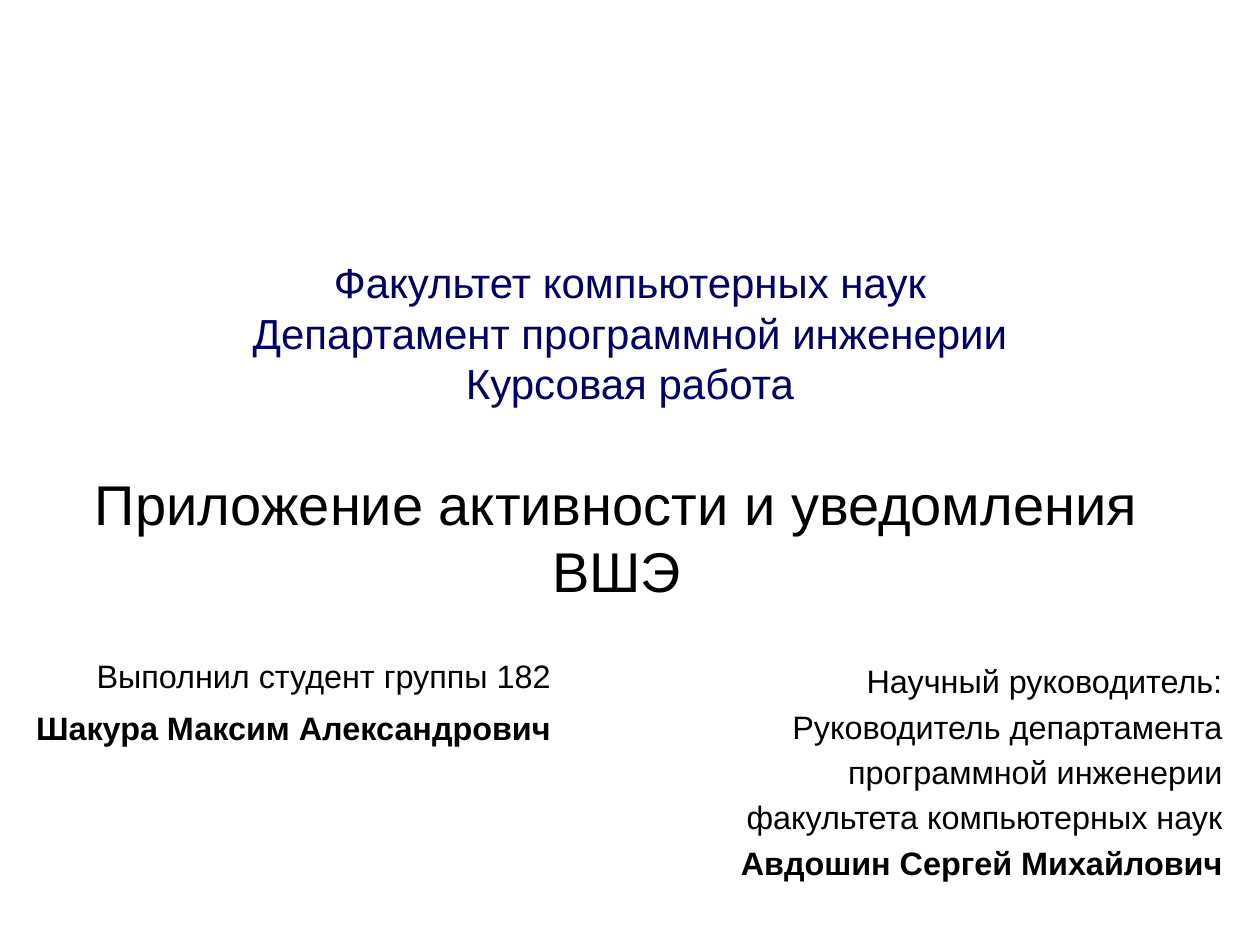
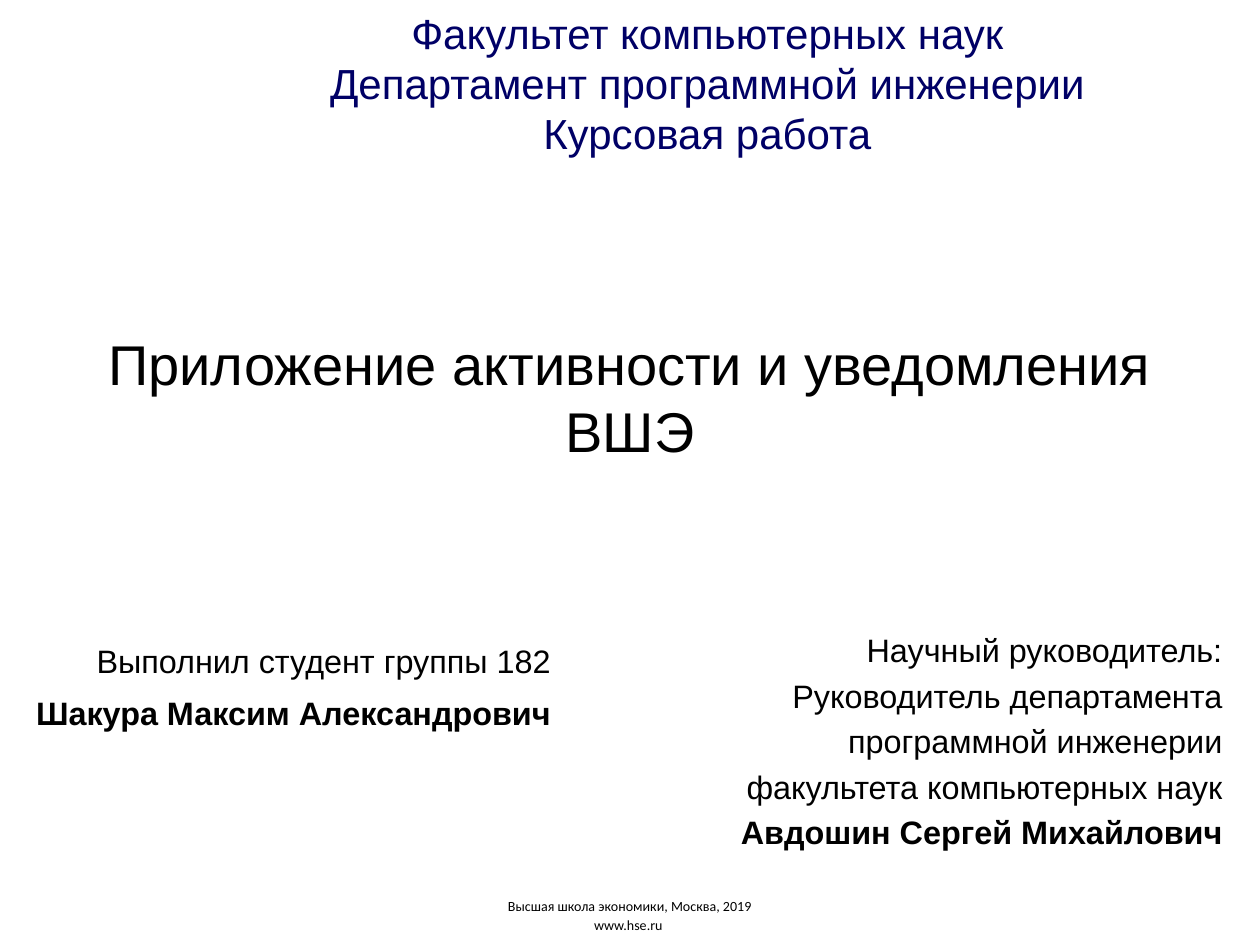
Before and after one commit to M2000h/HSE-APP, a slide deck: slide 1 of Презентация.pptx. Drawn at 1260x945 pixels with LibreOffice and Linux fonts; fonts in the diff are those of the drawing; background and template pictures are left out. Boxes give left, top, right and bottom in pixels: in the first picture for what was removed or moved away, otherwise in the second. Text is boxed around its words. In the diff, an @@ line names an element or a change of style, - is before the commit and + after.

```diff
--- a/Презентация.pptx
+++ b/Презентация.pptx
@@ title "Факультет компьютерных наук Департамент программной ...": place and size @@
-title "Факультет компьютерных наук Департамент программной ..." at <box>253,269,1007,408</box>
+title "Факультет компьютерных наук Департамент программной ..." at <box>330,20,1085,158</box>
@@ text "Приложение активности и уведомления ВШЭ": place and size @@
-text "Приложение активности и уведомления ВШЭ" at <box>95,486,1137,593</box>
+text "Приложение активности и уведомления ВШЭ" at <box>108,346,1150,453</box>
@@ subtitle "Научный руководитель:": place and size @@
-subtitle "Научный руководитель:" at <box>741,669,1223,881</box>
+subtitle "Научный руководитель:" at <box>741,638,1223,850</box>
@@ text "Выполнил студент группы 182": place and size @@
-text "Выполнил студент группы 182" at <box>36,665,551,746</box>
+text "Выполнил студент группы 182" at <box>36,650,551,731</box>
@@ text "Высшая школа экономики, Москва, 2019" at <box>508,902,751,930</box>: text colour #FFFFFF to #000000 @@
```
Also in this commit, not shown: 13 other slides changed, 1 slide added, 2 slides removed, 1 other file.
